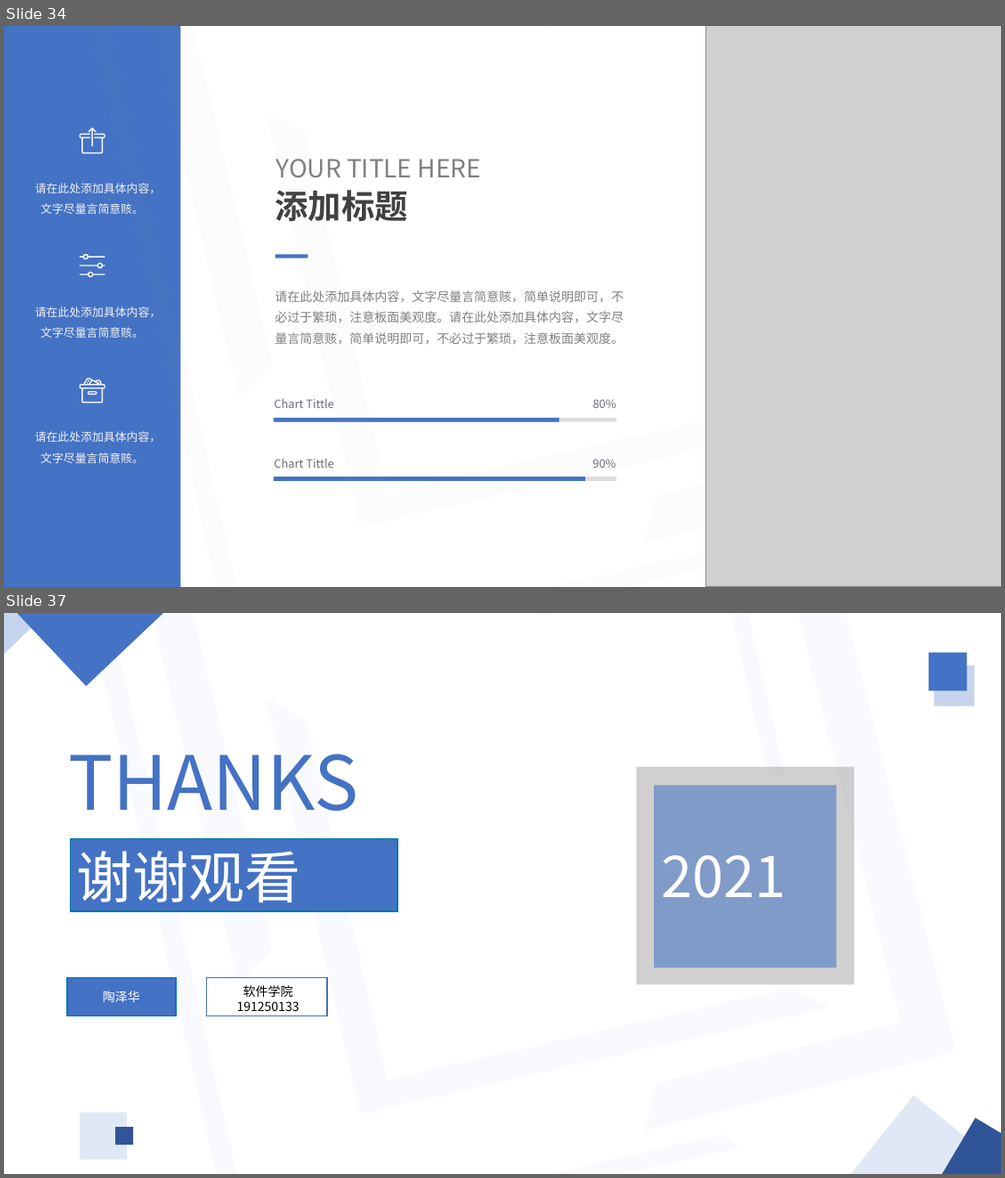
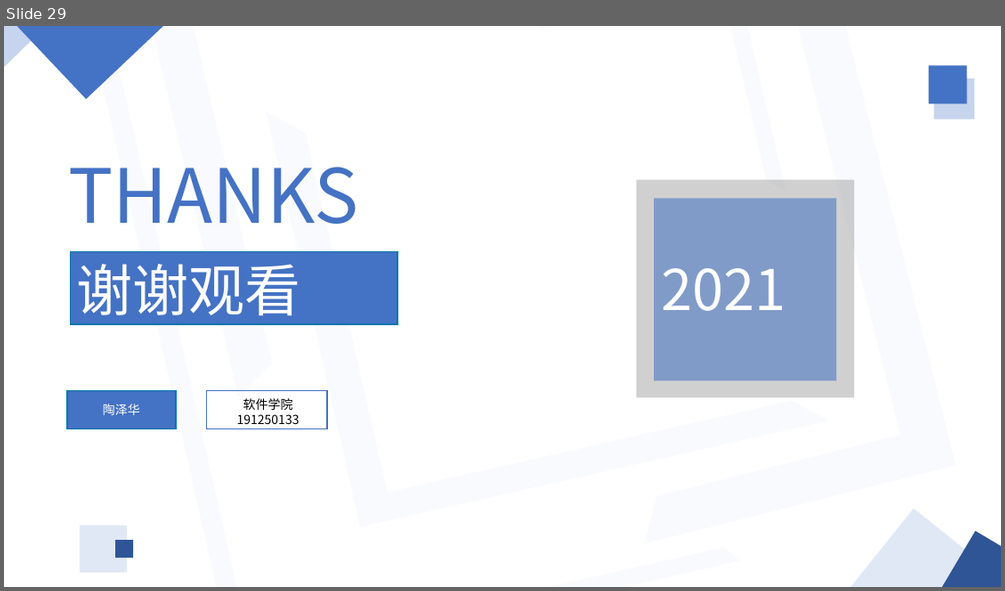
Before and after one commit to Truth-NJU/Static-Test-Selection-Tool, a slide deck: 工具汇报.pptx. Shown one above the other, each under a label of ours: slides 34 and 37 before the commit, slide 29 after it; the slides between them are not shown. The pictures are 1005x1178 and 1005x591 pixels, drawn with LibreOffice and Linux fonts; fonts in the diff are those of the drawing; grey boxes stand for pictures. Boxes give left, top, right and bottom in pixels: in the first picture for what was removed or moved away, otherwise in the second. Text is boxed around its words. In the diff, an @@ line names an element or a change of style, - is before the commit and + after.

```diff
--- a/工具汇报.pptx
+++ b/工具汇报.pptx
@@ slide 34 removed at <box>4,26,1001,587</box>, background #FFFFFF @@
@@ rectangle removed at <box>4,26,180,587</box> @@
@@ group removed at <box>83,26,955,587</box>: 5 half frames @@
@@ picture removed at <box>706,26,1001,586</box> @@
@@ freeform shape removed at <box>80,127,105,154</box> @@
@@ text removed at <box>276,159,481,178</box> @@
-YOUR TITLE HERE
@@ text removed at <box>35,183,161,214</box> @@
-请在此处添加具体内容，文字尽量言简意赅。
@@ text removed at <box>275,190,407,222</box> @@
-添加标题
@@ freeform shape removed at <box>80,254,105,278</box> @@
@@ rectangle removed at <box>275,254,308,257</box> @@
@@ text removed at <box>275,290,623,344</box> @@
-请在此处添加具体内容，文字尽量言简意赅，简单说明即可，不必过于繁琐，注意板面美观度。请在此处添加具体内容，文字尽量言简意赅，简单说明即可，不必过于繁琐，注意板面美观度。
@@ text removed at <box>35,306,161,338</box> @@
-请在此处添加具体内容，文字尽量言简意赅。
@@ freeform shape removed at <box>80,378,105,402</box> @@
@@ text removed at <box>274,399,333,408</box> @@
-Chart Tittle
@@ text removed at <box>593,399,616,408</box> @@
-80%
@@ rectangle removed at <box>274,418,616,422</box> @@
@@ rectangle removed at <box>274,418,559,422</box> @@
@@ text removed at <box>35,431,161,463</box> @@
-请在此处添加具体内容，文字尽量言简意赅。
@@ rectangle removed at <box>274,477,616,482</box> @@
@@ rectangle removed at <box>274,477,586,482</box> @@
@@ text removed at <box>274,459,333,467</box> @@
-Chart Tittle
@@ text removed at <box>592,459,615,467</box> @@
-90%
@@ what was slide 37 is now slide 29 @@
```
Also in this commit, not shown: 1 slide changed, 4 slides added, 11 other slides removed.
